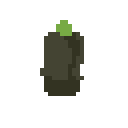
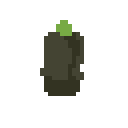
Comparing the layer stacks of the two (128, 128) images. Changes:
painted on "Background" over [80, 72, 84, 76]
